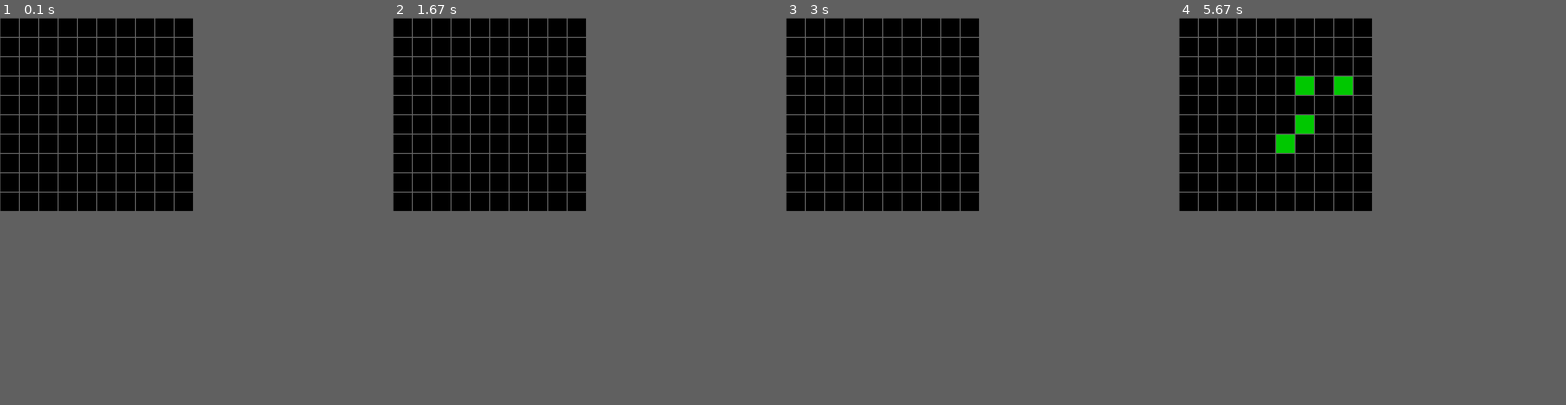
Above: before the commit, frames 1-4 (left to right).
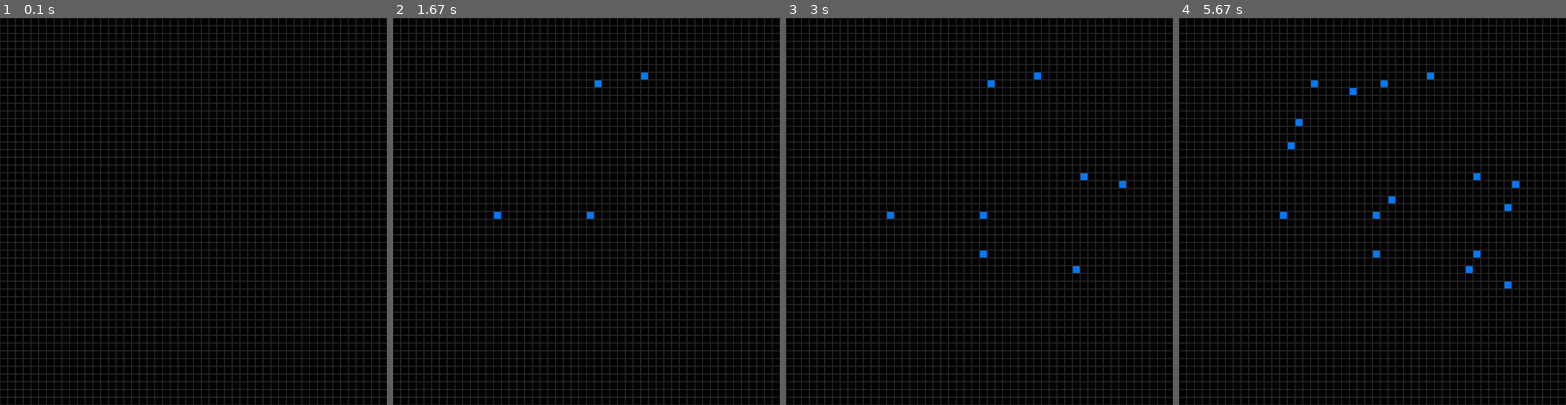
Above: after the commit, the same moments.

Repository: capdevillex/proj_info
Game: pygame game, started from test_pygame.py
Two runs of this game, one before a commit and one after it. Both use one fixed random seed, a clock stepped at 60 frames per second and the inputs below.
Inputs (mouse positions are in pixels of both pictures, inside the frame that each line leads up to):
- Up to frame 1 (0.1 s): no input
- Up to frame 2 (1.67 s): click (586, 211) at 0.38 s; click (493, 215) at 0.72 s; click (644, 76) at 1.05 s; click (594, 79) at 1.38 s
- Up to frame 3 (3 s): click (983, 254) at 1.72 s; click (1080, 273) at 2.05 s; click (1080, 176) at 2.38 s; click (1118, 180) at 2.72 s
- Up to frame 4 (5.67 s): click (1507, 288) at 3.05 s; click (1387, 196) at 3.38 s; click (1287, 141) at 3.72 s; click (1476, 254) at 4.05 s; click (1310, 87) at 4.38 s; click (1507, 207) at 4.72 s; click (1298, 118) at 5.05 s; click (1349, 95) at 5.38 s
The window is 400x400 before the commit and 800x800 after it. Grey fills any space a smaller window leaves; there, only what the larger window draws over its background counts as a difference.

The runs differ from the first frame. In frame 1, 25% of the frame differs, in the area x 0-100%, y 0-100%; in frame 2, 25%; in frame 3, 25%; in frame 4, 26%.

Commit message:
Fenêtre de test repsonsive

Diff:
--- a/test_pygame.py
+++ b/test_pygame.py
@@ -1,86 +1,63 @@
 import pygame
 import sys
 
-# 1. Initialisation de Pygame (fonctionne avec pygame-ce)
 pygame.init()
 
-# --- Configuration ---
-# Dimensions de la grille
-NOMBRE_CASES = 10
-TAILLE_CASE = 40  # pixels
+# --- Configuration Responsive ---
+# On définit d'abord la taille de la fenêtre "cible"
+TAILLE_FENETRE = 800
+# On définit le nombre de cases (ex: 50 pour une grille de 50x50)
+NOMBRE_CASES = 50
 
-# Calcul de la taille de la fenêtre
-LARGEUR_ECRAN = NOMBRE_CASES * TAILLE_CASE
-HAUTEUR_ECRAN = NOMBRE_CASES * TAILLE_CASE
+# On calcule dynamiquement la taille d'une case
+# Le $inline$ de la taille est : TAILLE\_FENETRE / NOMBRE\_CASES
+TAILLE_CASE = TAILLE_FENETRE / NOMBRE_CASES
 
-# Couleurs (R, G, B)
+# Couleurs
 BLANC = (255, 255, 255)
 NOIR = (0, 0, 0)
-VERT = (0, 200, 0)
-GRIS_GRILLE = (100, 100, 100)
+BLEU = (0, 120, 255)
+GRIS_GRILLE = (40, 40, 40)
 
-# 2. Création de la fenêtre
-ecran = pygame.display.set_mode((LARGEUR_ECRAN, HAUTEUR_ECRAN))
-pygame.display.set_caption("Grille Cliquable Simple")
+ecran = pygame.display.set_mode((TAILLE_FENETRE, TAILLE_FENETRE))
+pygame.display.set_caption(f"Grille Responsive : {NOMBRE_CASES}x{NOMBRE_CASES}")
 
-# 3. Création des données de la grille (0 = Noir, 1 = Vert)
-# Une liste de listes (matrice) initialisée à 0
-grille_donnees = []
-for ligne in range(NOMBRE_CASES):
-    grille_donnees.append([0] * NOMBRE_CASES)
+# Création de la matrice (0 = vide, 1 = cliqué)
+grille_donnees = [[0 for _ in range(NOMBRE_CASES)] for _ in range(NOMBRE_CASES)]
 
-# Pour contrôler la vitesse de rafraîchissement
 horloge = pygame.time.Clock()
 
-# --- Boucle principale du jeu ---
 while True:
-    # 4. Gestion des événements (clavier/souris)
     for event in pygame.event.get():
         if event.type == pygame.QUIT:
             pygame.quit()
             sys.exit()
 
         elif event.type == pygame.MOUSEBUTTONDOWN:
-            # Si on clique avec le bouton gauche
             if event.button == 1:
-                # Obtenir la position de la souris
                 pos_x, pos_y = pygame.mouse.get_pos()
 
-                # Convertir les pixels en coordonnées de grille (colonne, ligne)
-                colonne = pos_x // TAILLE_CASE
-                ligne = pos_y // TAILLE_CASE
+                # Conversion inverse : pixels -> index de la grille
+                colonne = int(pos_x // TAILLE_CASE)
+                ligne = int(pos_y // TAILLE_CASE)
 
-                # Vérifier qu'on est bien dans la grille (sécurité)
                 if 0 <= ligne < NOMBRE_CASES and 0 <= colonne < NOMBRE_CASES:
-                    # Inverser l'état de la case (0 devient 1, 1 devient 0)
-                    if grille_donnees[ligne][colonne] == 0:
-                        grille_donnees[ligne][colonne] = 1
-                    else:
-                        grille_donnees[ligne][colonne] = 0
+                    grille_donnees[ligne][colonne] = 1 - grille_donnees[ligne][colonne]
 
-    # 5. Dessin
-    ecran.fill(BLANC)  # Effacer l'écran avec un fond blanc
+    ecran.fill(NOIR)
 
-    # Dessiner les cases et les lignes de la grille
+    # Dessin de la grille
     for ligne in range(NOMBRE_CASES):
         for colonne in range(NOMBRE_CASES):
-            # Calculer la position x, y en pixels du coin haut gauche de la case
-            x = colonne * TAILLE_CASE
-            y = ligne * TAILLE_CASE
+            # On utilise des flottants pour les calculs de position pour éviter les décalages
+            rect = (colonne * TAILLE_CASE, ligne * TAILLE_CASE, TAILLE_CASE, TAILLE_CASE)
 
-            # Déterminer la couleur de remplissage
-            couleur_remplissage = NOIR
             if grille_donnees[ligne][colonne] == 1:
-                couleur_remplissage = VERT
+                pygame.draw.rect(ecran, BLEU, rect)
 
-            # Dessiner le rectangle plein de la case
-            pygame.draw.rect(ecran, couleur_remplissage, (x, y, TAILLE_CASE, TAILLE_CASE))
+            # On ne dessine les lignes que si les cases sont assez grandes pour que ce soit lisible
+            if TAILLE_CASE > 2:
+                pygame.draw.rect(ecran, GRIS_GRILLE, rect, 1)
 
-            # Dessiner le contour gris de la case (la grille)
-            pygame.draw.rect(ecran, GRIS_GRILLE, (x, y, TAILLE_CASE, TAILLE_CASE), 1)
-
-    # 6. Mettre à jour l'affichage
     pygame.display.flip()
-
-    # Limiter à 60 images par seconde (pour ne pas surcharger le processeur)
     horloge.tick(60)
